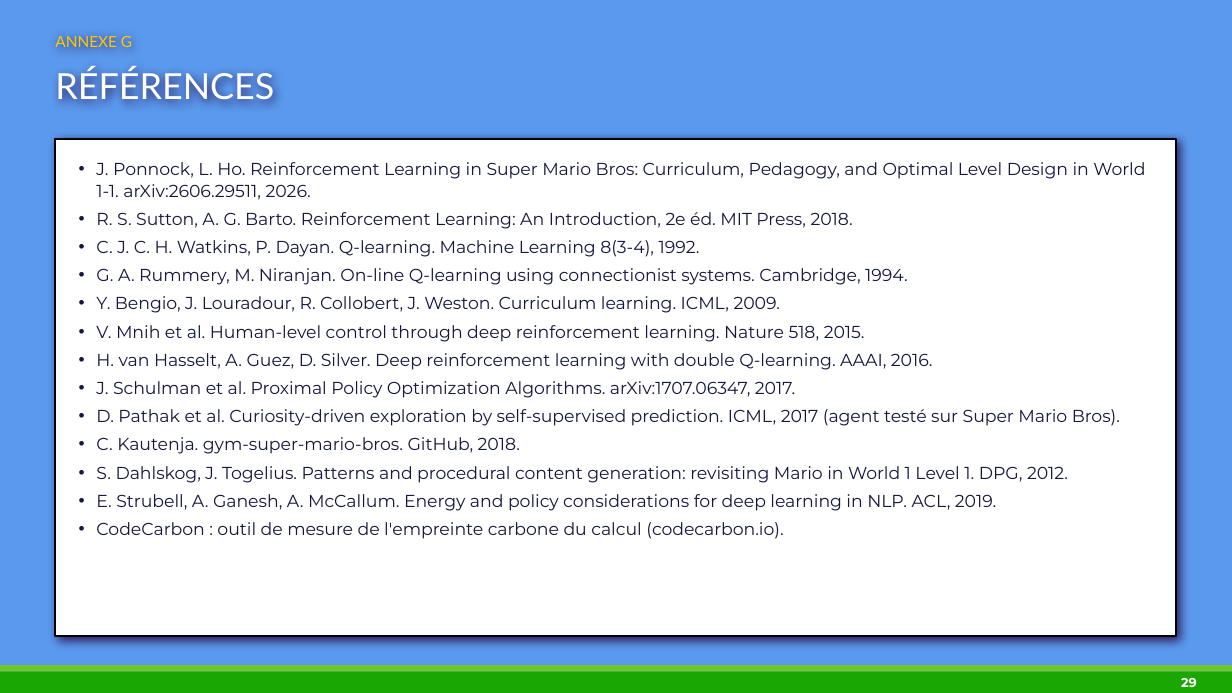
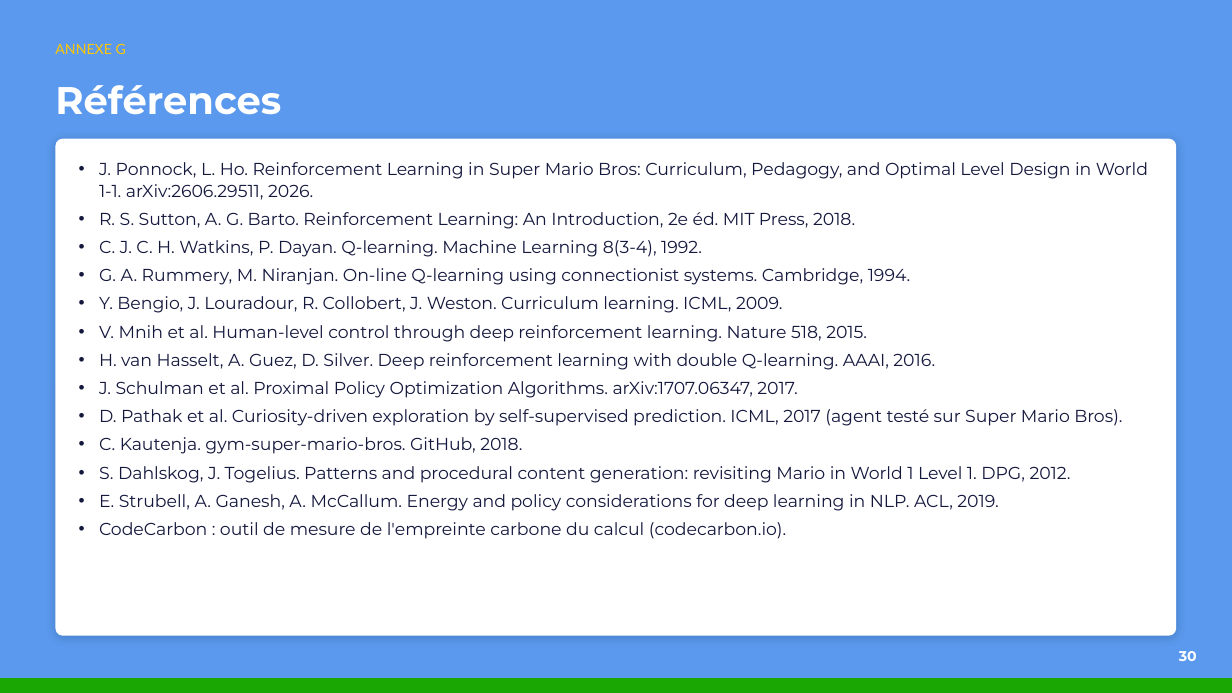
Before and after one commit to EwenBourgeat/MarioRL_FinalWork, a slide deck: slide 30 of docs/oral/Oral_RL_Mario.pptx (slide 29 before the commit). Drawn at 1232x693 pixels with LibreOffice and Linux fonts; fonts in the diff are those of the drawing. Boxes give left, top, right and bottom in pixels: in the first picture for what was removed or moved away, otherwise in the second. Text is boxed around its words. In the diff, an @@ line names an element or a change of style, - is before the commit and + after.

```diff
--- a/docs/oral/Oral_RL_Mario.pptx
+++ b/docs/oral/Oral_RL_Mario.pptx
@@ text "ANNEXE G" moved from (x1=55, y1=36, x2=132, y2=47) to (x1=55, y1=43, x2=126, y2=54) @@
@@ text "ANNEXE G" at (x1=55, y1=43, x2=126, y2=54): size 12 to 11 pt @@
@@ text at (x1=55, y1=85, x2=281, y2=115): text changed; size 28 to 30 pt; font Lato to Montserrat; bold on @@
-RÉFÉRENCES
+Références
@@ rectangle removed at (x1=55, y1=139, x2=1177, y2=636) @@
@@ rounded rectangle added at (x1=55, y1=139, x2=1177, y2=636), fill #FFFFFF @@
@@ text "J. Ponnock, L. Ho. Reinforcement ..." at (x1=99, y1=162, x2=1148, y2=539): indent changed @@
@@ text added at (x1=1179, y1=651, x2=1197, y2=661), 11 pt, text #FFFFFF, bold @@
+30
@@ rectangle resized from (x1=0, y1=672, x2=1232, y2=693) to (x1=0, y1=678, x2=1232, y2=693) @@
@@ rectangle removed at (x1=0, y1=665, x2=1232, y2=672) @@
@@ text removed at (x1=1181, y1=678, x2=1197, y2=687) @@
-29
```
Also in this commit, not shown: 15 other slides changed, 6 slides added, 5 slides removed, 4 other files.
